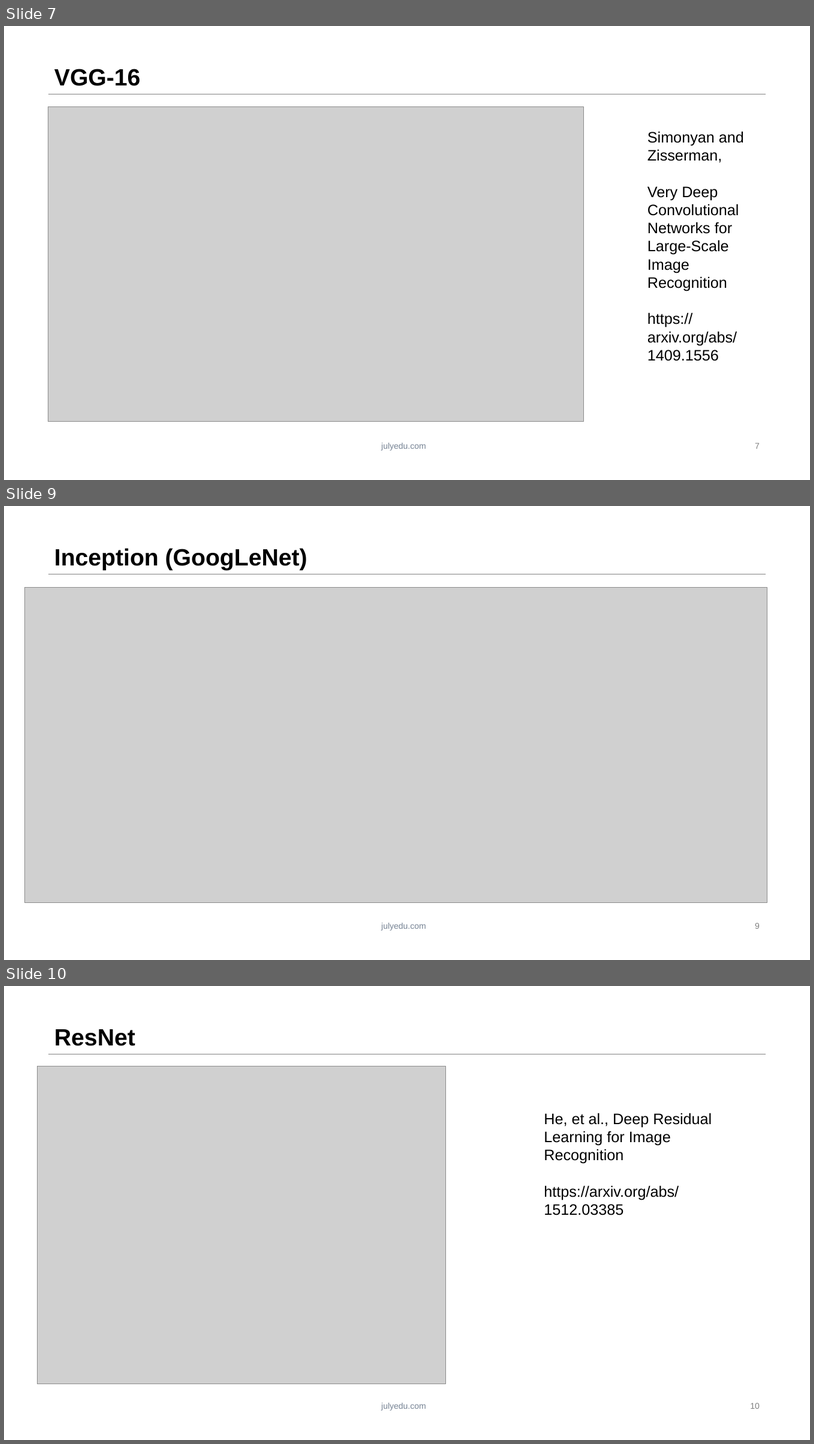
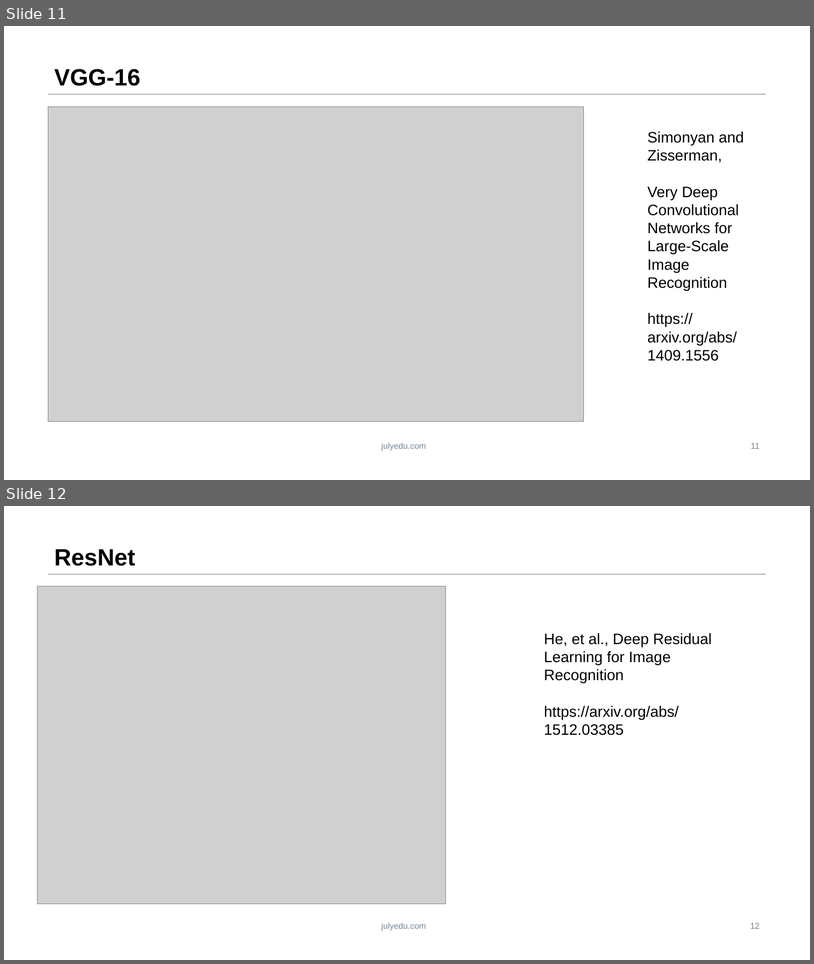
Before and after one commit to ZeweiChu/PyTorch-Course, a slide deck: 第四课.pptx. Shown one above the other, each under a label of ours: slides 7, 9 and 10 before the commit, slides 11 and 12 after it; the slides between them are not shown. The pictures are 814x1444 and 814x964 pixels, drawn with LibreOffice and Linux fonts; fonts in the diff are those of the drawing; grey boxes stand for pictures; background and template pictures are left out. Boxes give left, top, right and bottom in pixels: in the first picture for what was removed or moved away, otherwise in the second. Text is boxed around its words. In the diff, an @@ line names an element or a change of style, - is before the commit and + after.

```diff
--- a/第四课.pptx
+++ b/第四课.pptx
@@ slide 9 removed at [4,506,810,960], background #FFFFFF; not listed: 2 template elements that a slide beside it also shows @@
@@ title removed at [54,548,308,570] @@
-Inception (GoogLeNet)
@@ picture removed at [24,588,767,902] @@
@@ page number removed at [755,922,760,928] @@
-9
@@ what was slide 7 is now slide 11 @@
@@ page number at [751,442,759,448]: text changed @@
-7
+11
@@ what was slide 10 is now slide 12 @@
@@ page number at [750,922,760,928]: text changed @@
-10
+12
```
Also in this commit, not shown: 4 slides changed, 4 slides added, 2 other slides removed, 4 other files.
